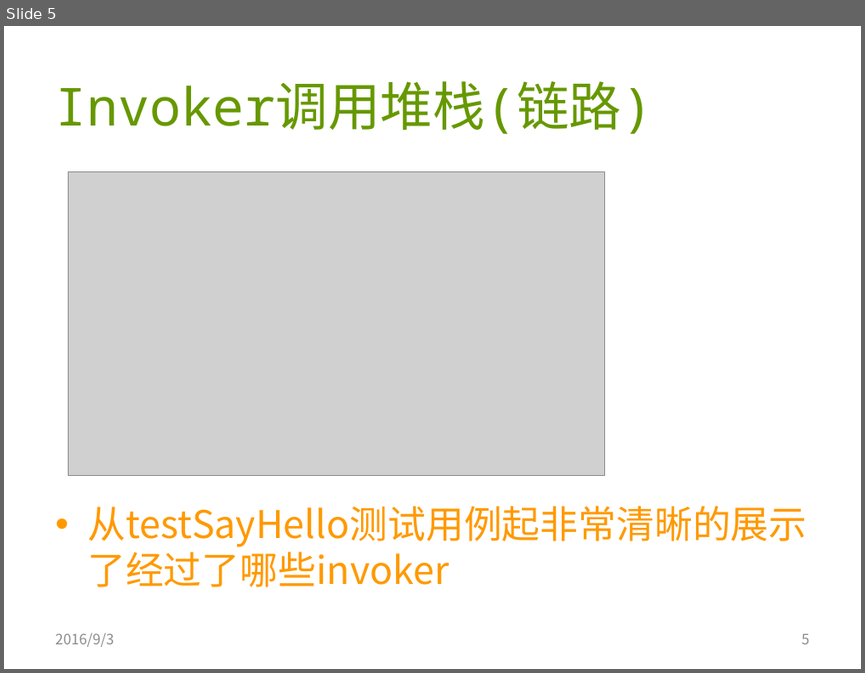
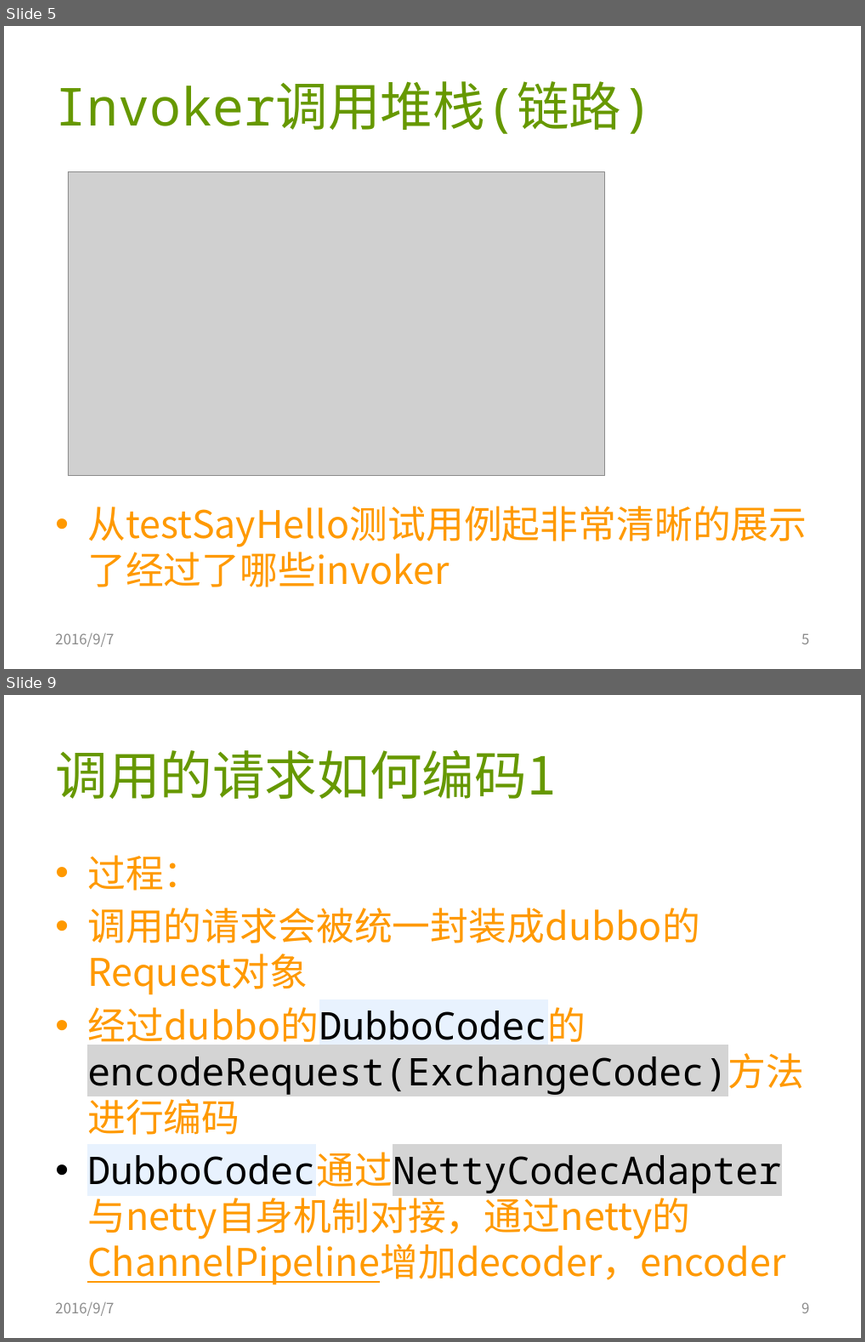
Before and after one commit to AmarRocks/demo, a slide deck: 04.dubbo_demo/document/dubbo源码分析2-refreence bean发起调用.pptx. Shown one above the other, each under a label of ours: slide 5 before the commit, slides 5 and 9 after it; the slides between them are not shown. The pictures are 865x673 and 865x1342 pixels, drawn with LibreOffice and Linux fonts; fonts in the diff are those of the drawing; grey boxes stand for pictures. Boxes give left, top, right and bottom in pixels: in the first picture for what was removed or moved away, otherwise in the second. Text is boxed around its words. In the diff, an @@ line names an element or a change of style, - is before the commit and + after.

Commit message:
dubbo 有返回指定的方法调用过程剖析

```diff
--- a/04.dubbo_demo/document/dubbo源码分析2-refreence bean发起调用.pptx
+++ b/04.dubbo_demo/document/dubbo源码分析2-refreence bean发起调用.pptx
@@ slide 9 added at <box>4,695,861,1338</box>, background #FFFFFF @@
@@ title added at <box>55,750,556,799</box>, 44 pt, text #669800 @@
+调用的请求如何编码1
@@ text added at <box>87,855,804,1285</box>, 32 pt, text #FF9900 @@
+• 过程：
+• 调用的请求会被统一封装成dubbo的Request对象
+• 经过dubbo的DubboCodec的encodeRequest(ExchangeCodec)方法进行编码
+• DubboCodec通过NettyCodecAdapter与netty自身机制对接，通过netty的ChannelPipeline增加decoder，encoder
@@ text added at <box>55,1302,114,1315</box>, 12 pt, text #8C8C8C @@
+2016/9/7
@@ page number added at <box>801,1302,809,1313</box>, 12 pt, text #8C8C8C @@
+9
@@ slide 5 changed as well @@
@@ text at <box>55,633,114,646</box>: text changed @@
-2016/9/3
+2016/9/7
```
Also in this commit, not shown: 7 other slides changed, 8 other slides added, 19 other files.
